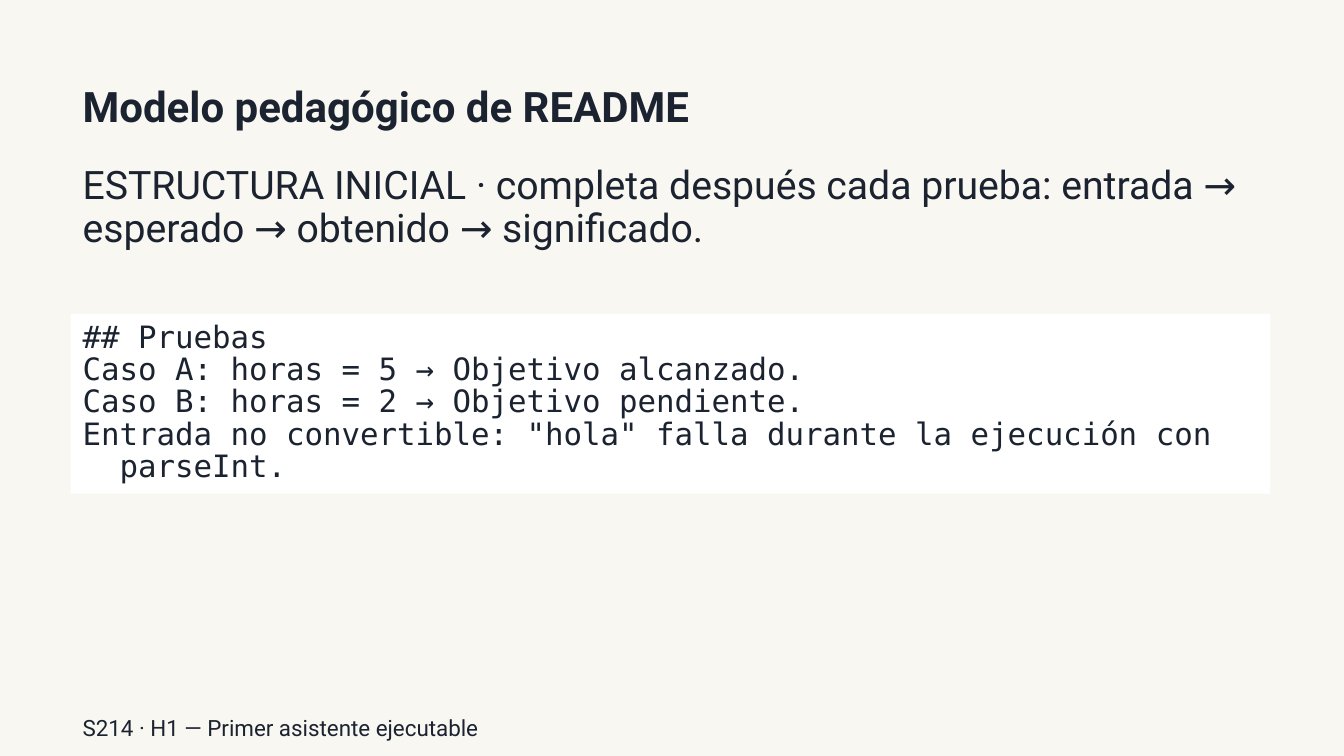
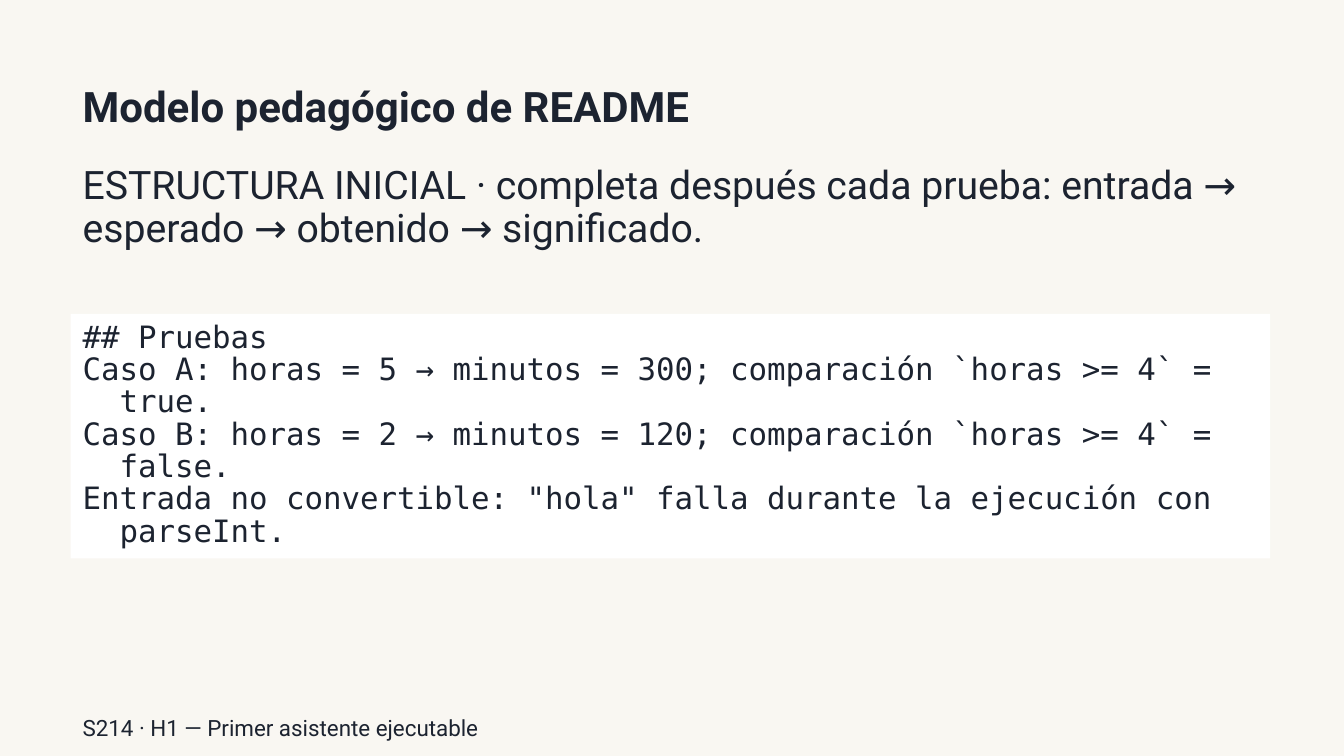
Before and after one commit to llombardero/curso-26-27, a slide deck: slide 6 of 02-PROFESORADO/03-PRESENTACIONES/POR-SESION/h1/S214-readme-y-evidencia-de-ejecucion-presentacion.pptx. Drawn at 1344x756 pixels with LibreOffice and Linux fonts; fonts in the diff are those of the drawing. Boxes give left, top, right and bottom in pixels: in the first picture for what was removed or moved away, otherwise in the second. Text is boxed around its words. In the diff, an @@ line names an element or a change of style, - is before the commit and + after.

```diff
--- a/02-PROFESORADO/03-PRESENTACIONES/POR-SESION/h1/S214-readme-y-evidencia-de-ejecucion-presentacion.pptx
+++ b/02-PROFESORADO/03-PRESENTACIONES/POR-SESION/h1/S214-readme-y-evidencia-de-ejecucion-presentacion.pptx
@@ rectangle "## Pruebas": place and size @@
-rectangle "## Pruebas" at (71,314,1270,493)
+rectangle "## Pruebas" at (71,314,1270,559)
@@ text in rectangle at (83,355,1174,478): text changed @@
-Caso A: horas = 5 → Objetivo alcanzado.
-Caso B: horas = 2 → Objetivo pendiente.
+Caso A: horas = 5 → minutos = 300; comparación `horas >= 4` = true.
+Caso B: horas = 2 → minutos = 120; comparación `horas >= 4` = false.
```
Also in this commit, not shown: 3 other slides changed, 1 slide removed, 56 other files.
